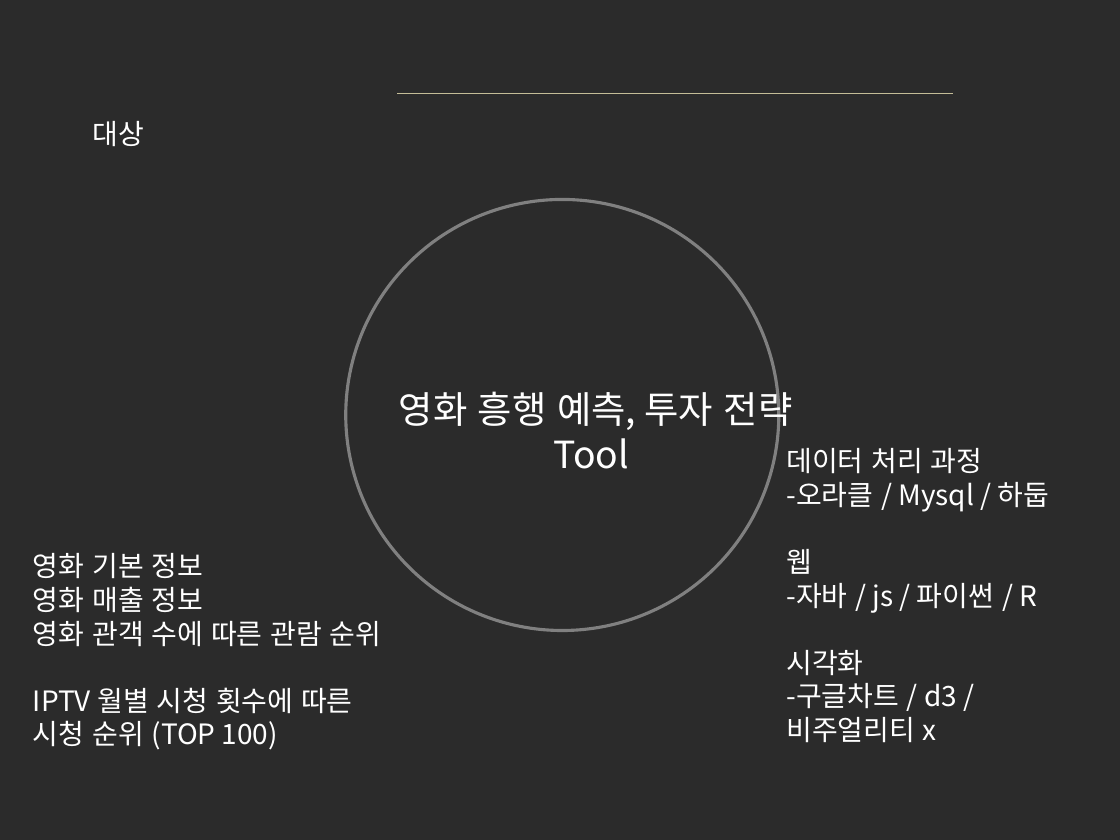
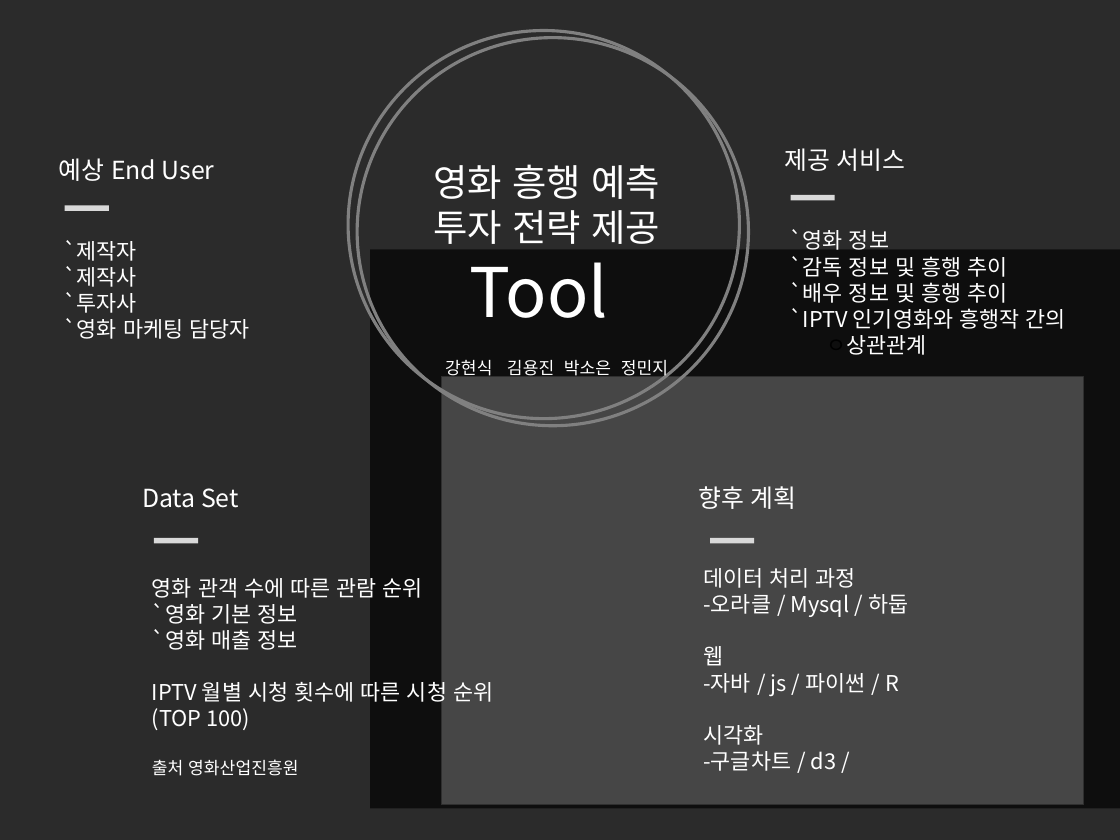
Before and after one commit to separk123/multicampusFinal, a slide deck: slide 1 of 프레젠테이션1.pptx (slide 6 before the commit). Drawn at 1120x840 pixels with LibreOffice and Linux fonts; fonts in the diff are those of the drawing; grey boxes stand for pictures; background and template pictures are left out; a plain dark background stands for a picture behind light text. Boxes give left, top, right and bottom in pixels: in the first picture for what was removed or moved away, otherwise in the second. Text is boxed around its words. In the diff, an @@ line names an element or a change of style, - is before the commit and + after.

```diff
--- a/프레젠테이션1.pptx
+++ b/프레젠테이션1.pptx
@@ ellipse: place and size @@
-ellipse at bbox=[346, 199, 780, 631]
+ellipse at bbox=[348, 30, 739, 418]
@@ ellipse added at bbox=[357, 38, 748, 426], outline #808080 2 pt @@
@@ line removed from (398, 94) to (953, 94) @@
@@ text added at bbox=[784, 148, 906, 171], 16 pt, text #FFFFFF @@
+제공 서비스
@@ text at bbox=[58, 158, 215, 181]: text changed; size 18 to 16 pt @@
-대상
+예상 End User
@@ text "영화 흥행 예측": place and size @@
-text "영화 흥행 예측" at bbox=[399, 385, 793, 469]
+text "영화 흥행 예측" at bbox=[433, 164, 661, 318]
@@ text at bbox=[433, 164, 661, 244]: text changed @@
-영화 흥행 예측, 투자 전략
+영화 흥행 예측
+투자 전략 제공
@@ rectangle added at bbox=[65, 205, 109, 211], fill #D9D9D9 @@
@@ rectangle added at bbox=[791, 195, 834, 200], fill #D9D9D9 @@
@@ text added at bbox=[790, 229, 1066, 355], 14 pt, text #FFFFFF @@
+`영화 정보
+`감독 정보 및 흥행 추이
+`배우 정보 및 흥행 추이
+`IPTV 인기영화와 흥행작 간의 ㅇ상관관계
@@ text added at bbox=[64, 240, 249, 339], 14 pt, text #FFFFFF @@
+`제작자
+`제작사
+`투자사
+`영화 마케팅 담당자
@@ rectangle added at bbox=[370, 250, 1120, 809], fill #000000 at 66% opacity @@
@@ text at bbox=[470, 262, 608, 318]: size 24 to 44 pt in "Tool" @@
@@ picture added at bbox=[441, 377, 1083, 805] @@
@@ text added at bbox=[445, 360, 668, 379], 11 pt, text #FFFFFF @@
+강현식 김용진 박소은 정민지
@@ text added at bbox=[142, 488, 239, 508], 16 pt, text #FFFFFF @@
+Data Set
@@ text added at bbox=[698, 486, 797, 509], 16 pt, text #FFFFFF @@
+향후 계획
@@ rectangle added at bbox=[155, 538, 198, 543], fill #D9D9D9 @@
@@ rectangle added at bbox=[710, 538, 754, 543], fill #D9D9D9 @@
@@ text at bbox=[33, 553, 204, 612]: paragraphs removed @@
-영화 기본 정보
-영화 매출 정보
@@ text "영화 관객 수에 따른 관람 ...": place and size @@
-text "영화 관객 수에 따른 관람 ..." at bbox=[33, 553, 382, 750]
+text "영화 관객 수에 따른 관람 ..." at bbox=[152, 578, 493, 776]
@@ text "데이터 처리 과정": place and size @@
-text "데이터 처리 과정" at bbox=[786, 448, 1050, 743]
+text "데이터 처리 과정" at bbox=[703, 568, 908, 771]
@@ text at bbox=[703, 568, 908, 745]: size 18 to 14 pt in "데이터 처리 과정", "-오라클 / Mysql / 하둡", "웹", "-자바 / js / 파이썬 / R" and 1 more places @@
@@ text at bbox=[152, 578, 493, 730]: size 18 to 14 pt in "영화 관객 수에 따른 관람 순위", "IPTV 월별 시청 횟수에 따른 시청 순위 ..." @@
@@ text at bbox=[152, 603, 297, 650]: paragraphs added @@
+`영화 기본 정보
+`영화 매출 정보
@@ text at bbox=[152, 759, 298, 776]: paragraph added @@
+출처 영화산업진흥원
@@ text at bbox=[703, 751, 837, 771]: text changed; size 18 to 14 pt @@
--구글차트 / d3 / 비주얼리티 x
+-구글차트 / d3 /
```
Also in this commit, not shown: 5 slides removed.
